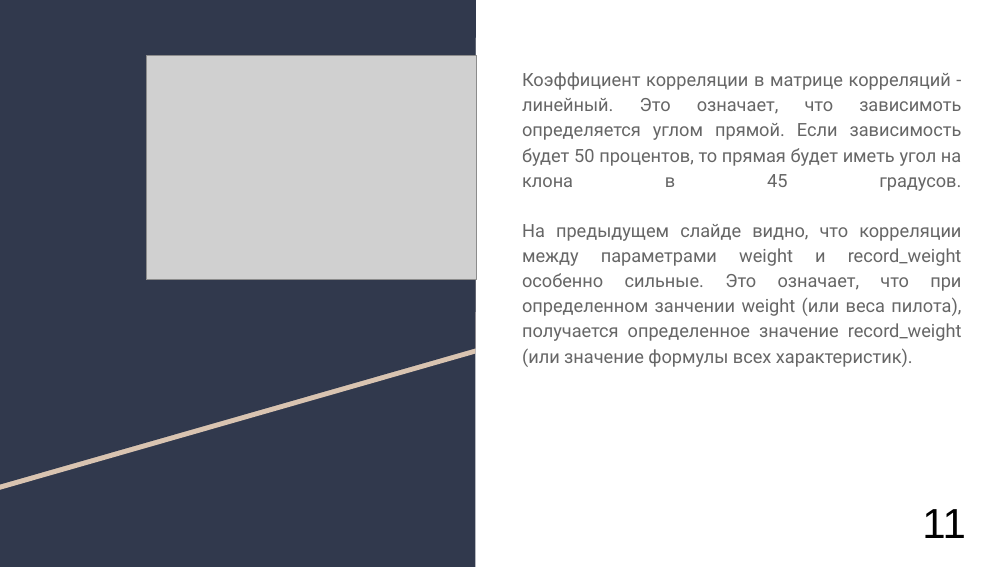
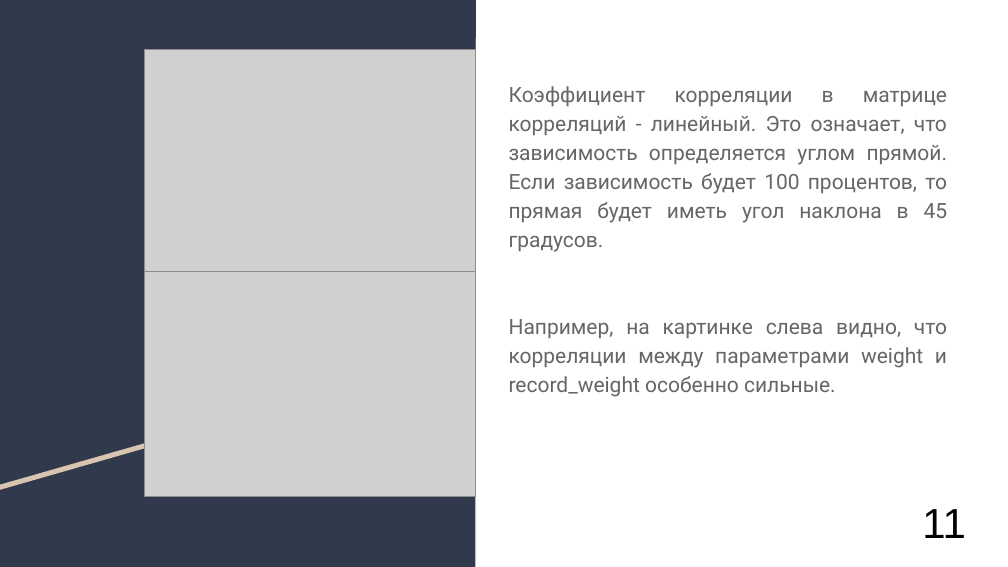
Before and after one commit to AlexanderUzunyan/TestProject, a slide deck: slide 11 of neuro/doc/TMVA.odp (slide 12 before the commit). Drawn at 1008x567 pixels with LibreOffice and Linux fonts; fonts in the diff are those of the drawing; grey boxes stand for pictures. Boxes give left, top, right and bottom in pixels: in the first picture for what was removed or moved away, otherwise in the second. Text is boxed around its words. In the diff, an @@ line names an element or a change of style, - is before the commit and + after.

```diff
--- a/neuro/doc/TMVA.odp
+++ b/neuro/doc/TMVA.odp
@@ picture: place and size @@
-picture at (146, 55, 477, 280)
+picture at (144, 49, 475, 271)
@@ text at (509, 86, 948, 397): text changed; size 13 to 15 pt @@
-Коэффициент корреляции в матрице корреляций - линейный. Это означает, что зависимоть определяется углом прямой. Если зависимость будет 50 процентов, то прямая будет иметь угол на клона в 45 градусов.
-На предыдущем слайде видно, что корреляции между параметрами weight и record_weight особенно сильные. Это означает, что при определенном занчении weight (или веса пилота), получается определенное значение record_weight (или значение формулы всех характеристик).
+Коэффициент корреляции в матрице корреляций - линейный. Это означает, что зависимоcть определяется углом прямой. Если зависимость будет 100 процентов, то прямая будет иметь угол наклона в 45 градусов.
+Например, на картинке слева видно, что корреляции между параметрами weight и record_weight особенно сильные.
@@ picture added at (144, 271, 475, 496) @@
```
Also in this commit, not shown: 7 other slides changed, 5 slides added, 2 slides removed.
